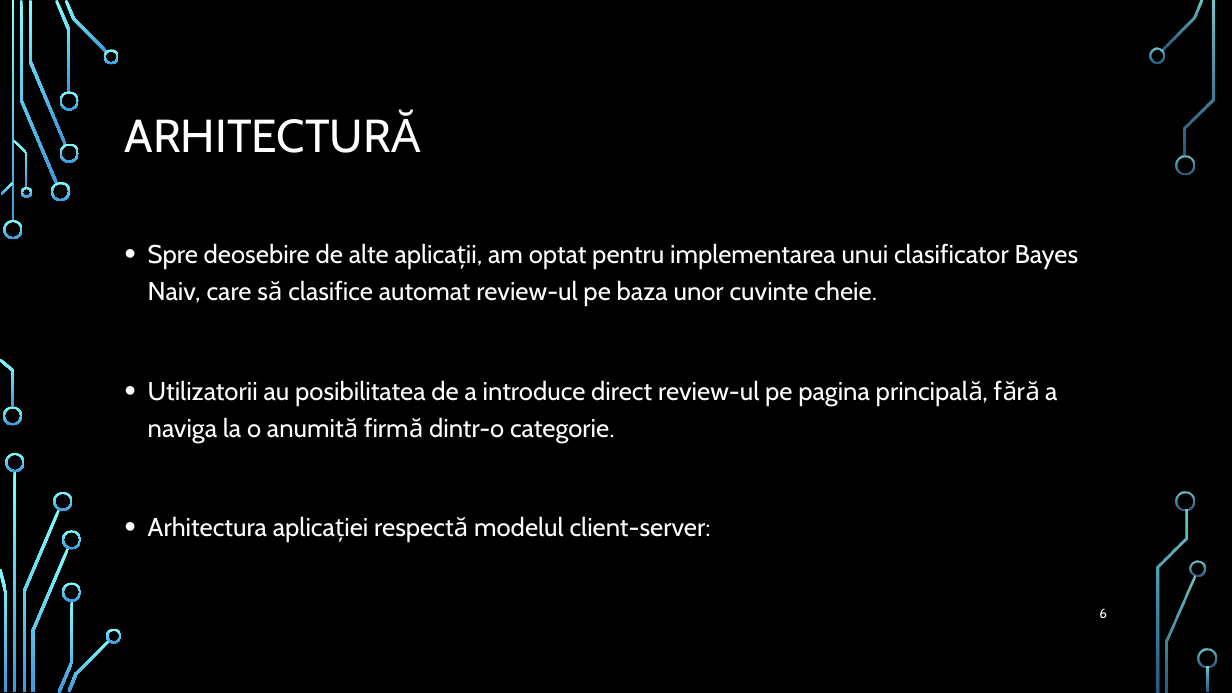
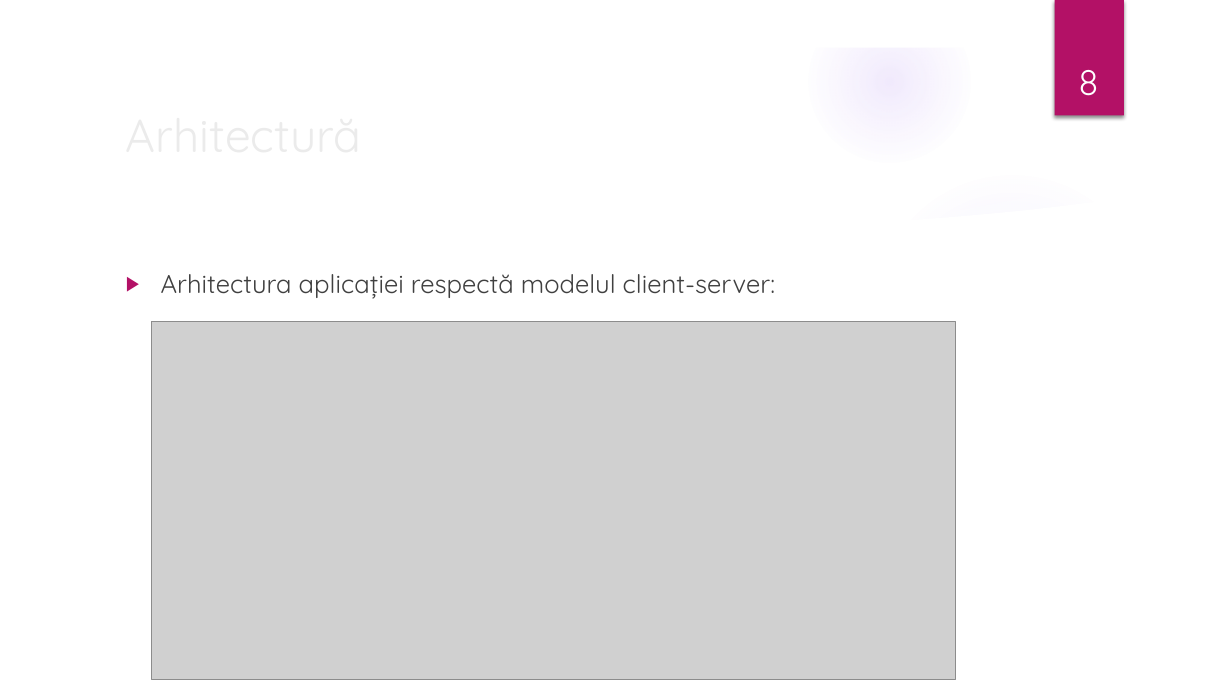
Before and after one commit to ddorian12/Licenta2018BazganDorian, a slide deck: slide 8 of ReviewFactsBest.pptx (slide 6 before the commit). Drawn at 1232x693 pixels with LibreOffice and Linux fonts; fonts in the diff are those of the drawing; grey boxes stand for pictures; background and template pictures are left out. Boxes give left, top, right and bottom in pixels: in the first picture for what was removed or moved away, otherwise in the second. Text is boxed around its words. In the diff, an @@ line names an element or a change of style, - is before the commit and + after.

```diff
--- a/ReviewFactsBest.pptx
+++ b/ReviewFactsBest.pptx
@@ group added at [0, 0, 1232, 693]: 5 ellipses, 3 freeform shapes @@
@@ rectangle added at [1055, 0, 1124, 116], fill #B31166 @@
@@ page number added at [1078, 70, 1098, 96], 28 pt, text #FFFFFF @@
+8
@@ title at [125, 113, 421, 153]: text changed; font Cabin to Quicksand; text colour #FFFFFF to #EBEBEB @@
-ARHITECTURĂ
+Arhitectură
@@ text "Arhitectura aplicației respectă modelul client-server:": place and size @@
-text "Arhitectura aplicației respectă modelul client-server:" at [148, 243, 1079, 542]
+text "Arhitectura aplicației respectă modelul client-server:" at [161, 274, 775, 299]
@@ text "Arhitectura aplicației respectă modelul client-server:" at [161, 274, 775, 299]: font Cabin to Quicksand, text colour #FFFFFF to #404040; bullet • to ▶; line spacing 1.2 to 1 @@
@@ text at [148, 243, 1079, 443]: paragraphs removed @@
-• Spre deosebire de alte aplicații, am optat pentru implementarea unui clasificator Bayes Naiv, care să clasifice automat review-ul pe baza unor cuvinte cheie.
-• Utilizatorii au posibilitatea de a introduce direct review-ul pe pagina principală, fără a naviga la o anumită firmă dintr-o categorie.
@@ picture added at [152, 322, 955, 679] @@
@@ page number removed at [1099, 608, 1107, 618] @@
-6
@@ group removed at [0, 0, 1217, 693]: 33 freeform shapes, 3 rectangles @@
```
Also in this commit, not shown: 11 other slides changed, 2 slides added, 1 slide removed.
